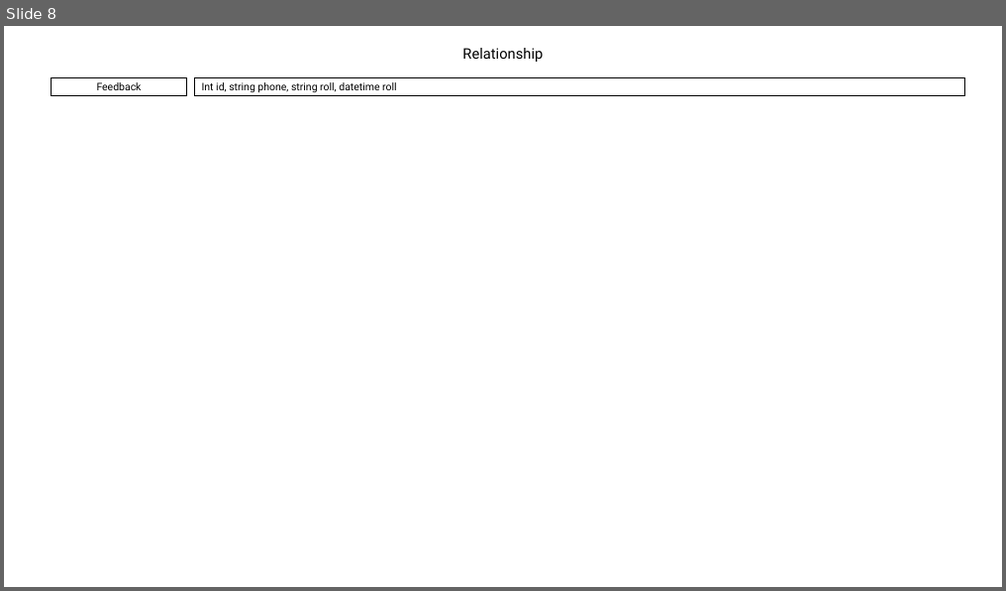
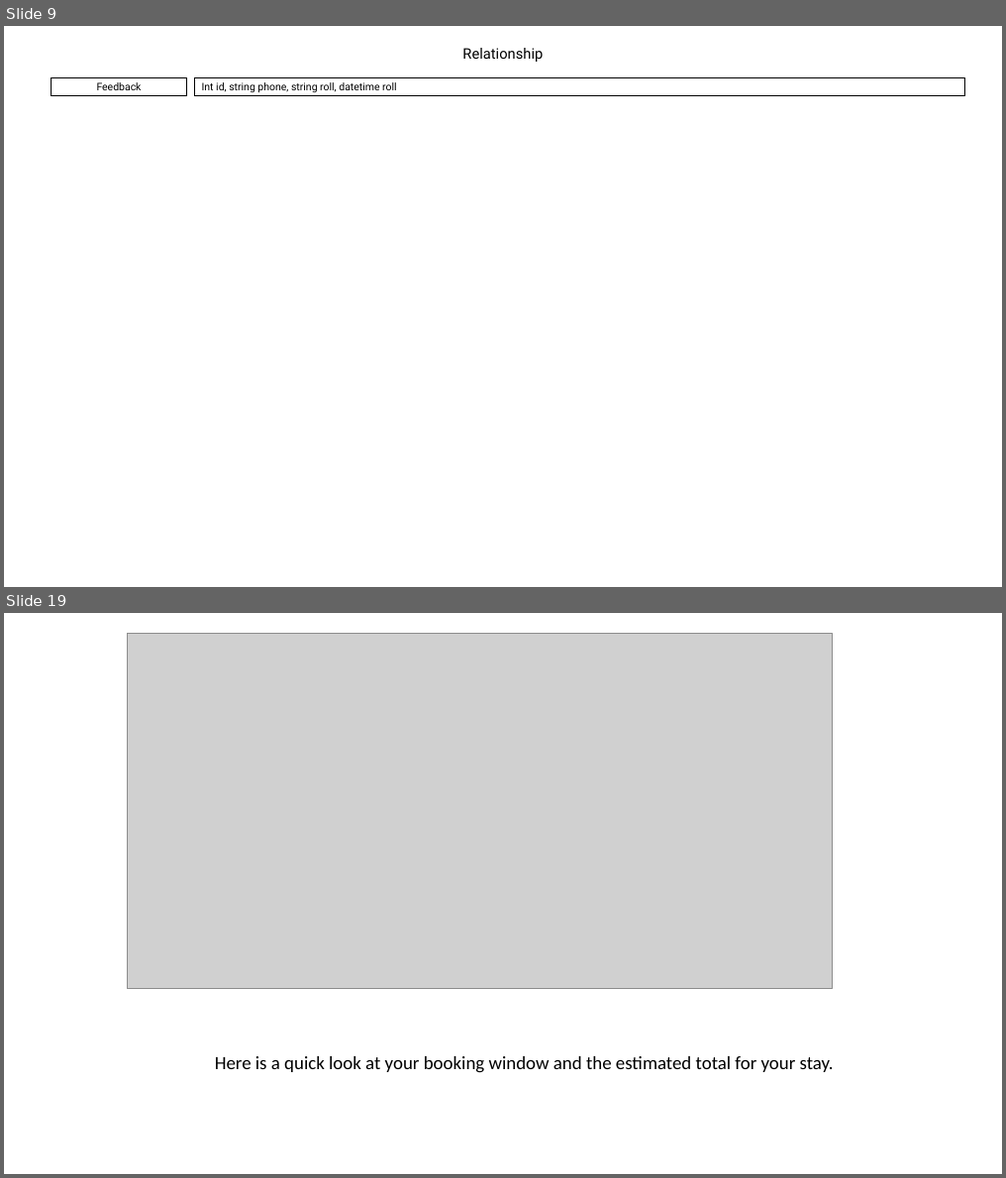
Before and after one commit to mdadalkhan/codebase, a slide deck: projects/biam_hostel_management/Overview.pptx. Shown one above the other, each under a label of ours: slide 8 before the commit, slides 9 and 19 after it; the slides between them are not shown. The pictures are 1006x591 and 1006x1178 pixels, drawn with LibreOffice and Linux fonts; fonts in the diff are those of the drawing; grey boxes stand for pictures. Boxes give left, top, right and bottom in pixels: in the first picture for what was removed or moved away, otherwise in the second. Text is boxed around its words. In the diff, an @@ line names an element or a change of style, - is before the commit and + after.

```diff
--- a/projects/biam_hostel_management/Overview.pptx
+++ b/projects/biam_hostel_management/Overview.pptx
@@ slide 19 added at (4,613,1002,1174), background #FFFFFF @@
@@ picture added at (127,633,832,989) @@
@@ text added at (215,1057,834,1073), 18 pt, text #000000 @@
+Here is a quick look at your booking window and the estimated total for your stay.
@@ what was slide 8 is now slide 9 @@
```
Also in this commit, not shown: 3 slides changed, 16 other slides added, 3 slides removed, 12 other files.
